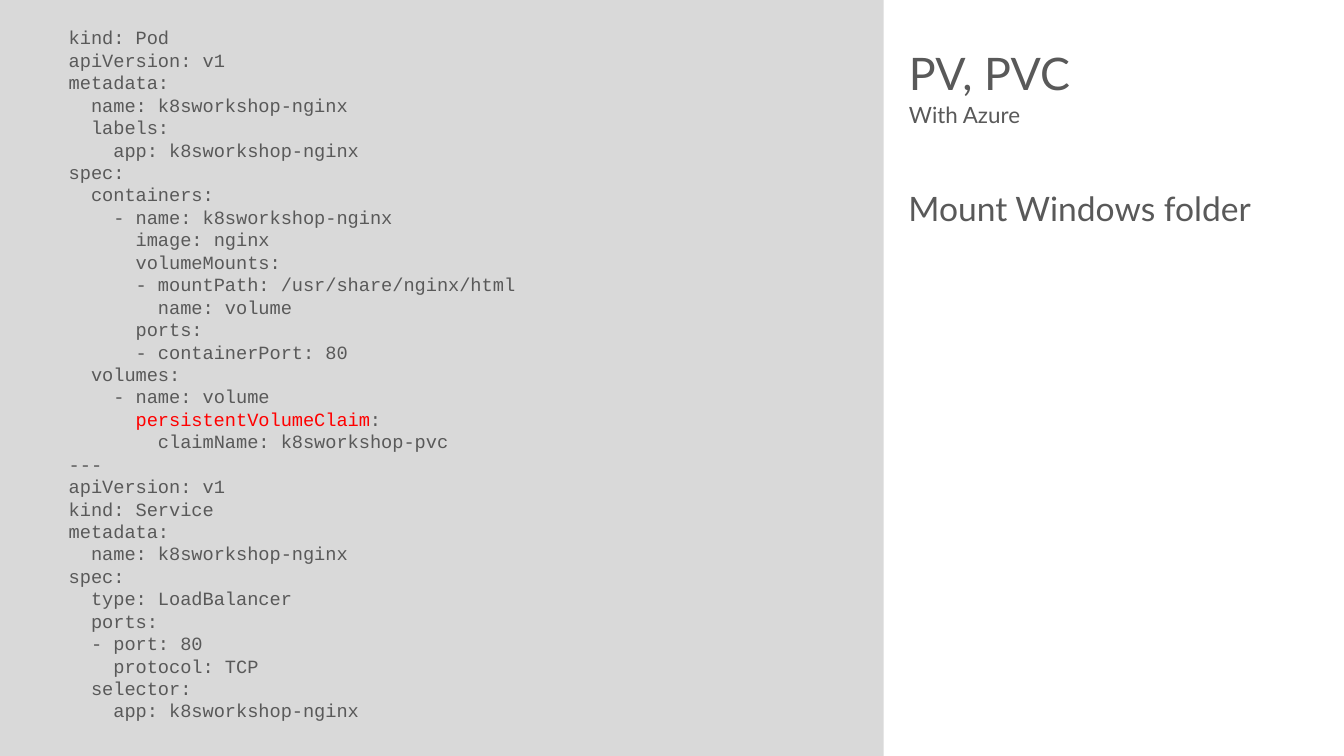
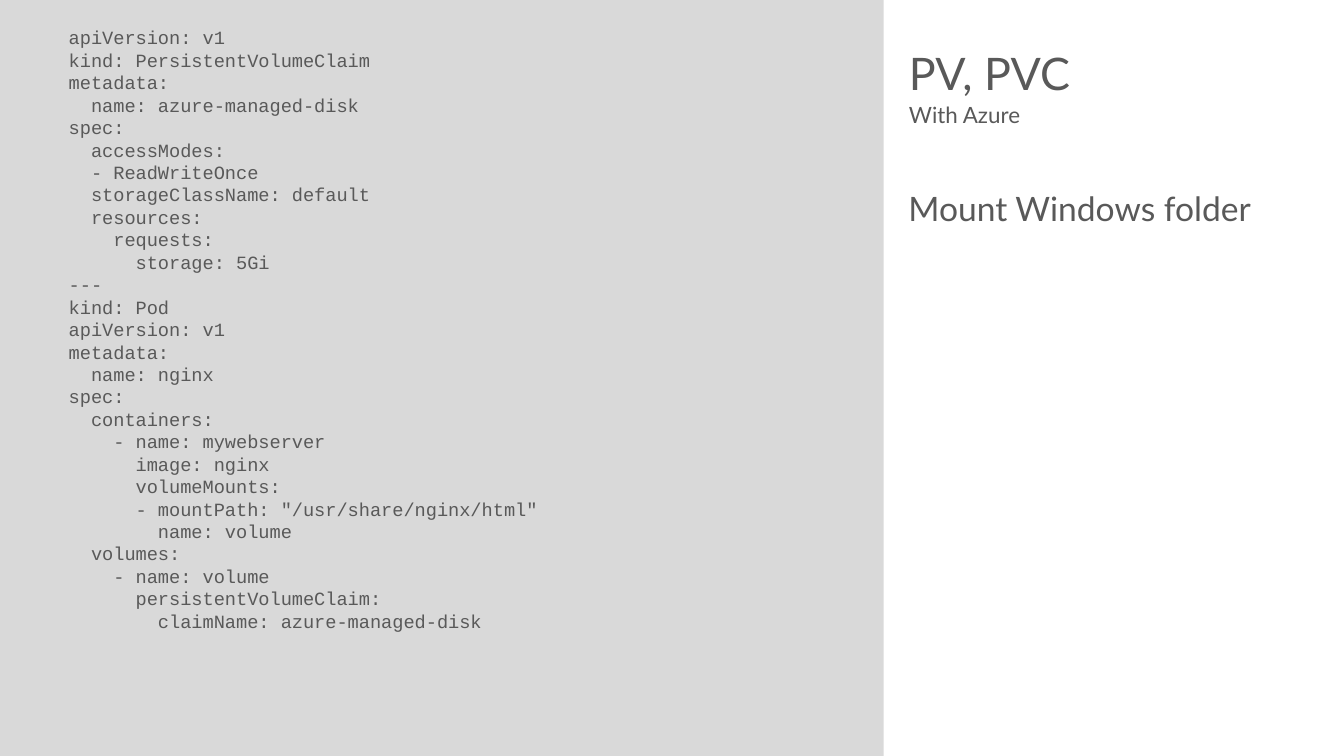
Before and after one commit to rstropek/DockerVS2015Intro, a slide deck: slide 25 of slides/Kubernetes-Workshop.pptx (slide 24 before the commit). Drawn at 1344x756 pixels with LibreOffice and Linux fonts; fonts in the diff are those of the drawing. Boxes give left, top, right and bottom in pixels: in the first picture for what was removed or moved away, otherwise in the second. Text is boxed around its words. In the diff, an @@ line names an element or a change of style, - is before the commit and + after.

Commit message:
Update slides

```diff
--- a/slides/Kubernetes-Workshop.pptx
+++ b/slides/Kubernetes-Workshop.pptx
@@ text at (x1=69, y1=31, x2=370, y2=273): paragraphs added @@
+apiVersion: v1
+kind: PersistentVolumeClaim
+metadata:
+name: azure-managed-disk
+spec:
+accessModes:
+- ReadWriteOnce
+storageClassName: default
+resources:
+requests:
+storage: 5Gi
+---
@@ text at (x1=136, y1=323, x2=347, y2=359): paragraphs removed @@
-ports:
-- containerPort: 80
@@ text at (x1=91, y1=368, x2=214, y2=385): text changed @@
-name: k8sworkshop-nginx
-labels:
-app: k8sworkshop-nginx
+name: nginx
@@ text at (x1=136, y1=435, x2=326, y2=452): text changed @@
-- name: k8sworkshop-nginx
+- name: mywebserver
@@ text at (x1=158, y1=503, x2=538, y2=520): text changed @@
-- mountPath: /usr/share/nginx/html
+- mountPath: "/usr/share/nginx/html"
@@ text at (x1=136, y1=592, x2=382, y2=609): text colour #FF0000 to #595959 in "persistentVolumeClaim:" @@
@@ text at (x1=158, y1=615, x2=482, y2=632): text changed @@
-claimName: k8sworkshop-pvc
----
-apiVersion: v1
-kind: Service
-metadata:
-name: k8sworkshop-nginx
-spec:
-type: LoadBalancer
-ports:
-- port: 80
-protocol: TCP
-selector:
-app: k8sworkshop-nginx
+claimName: azure-managed-disk
```
Also in this commit, not shown: 2 other slides changed, 1 slide added, 1 other file.
